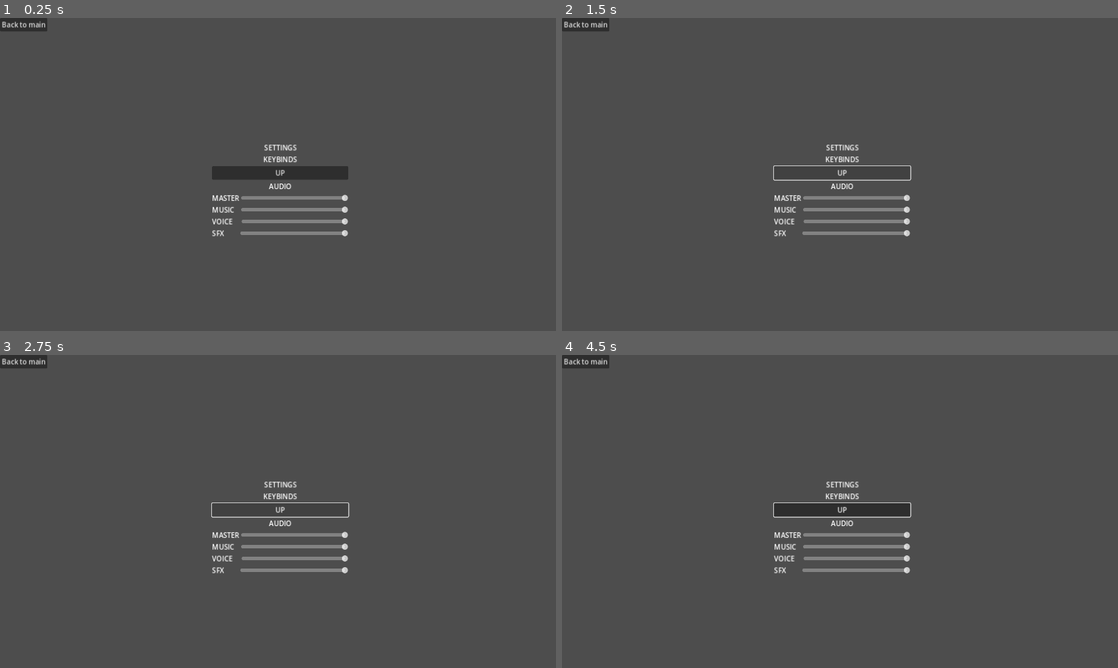
Above: before the commit, frames 1-4 (two rows, left to right).
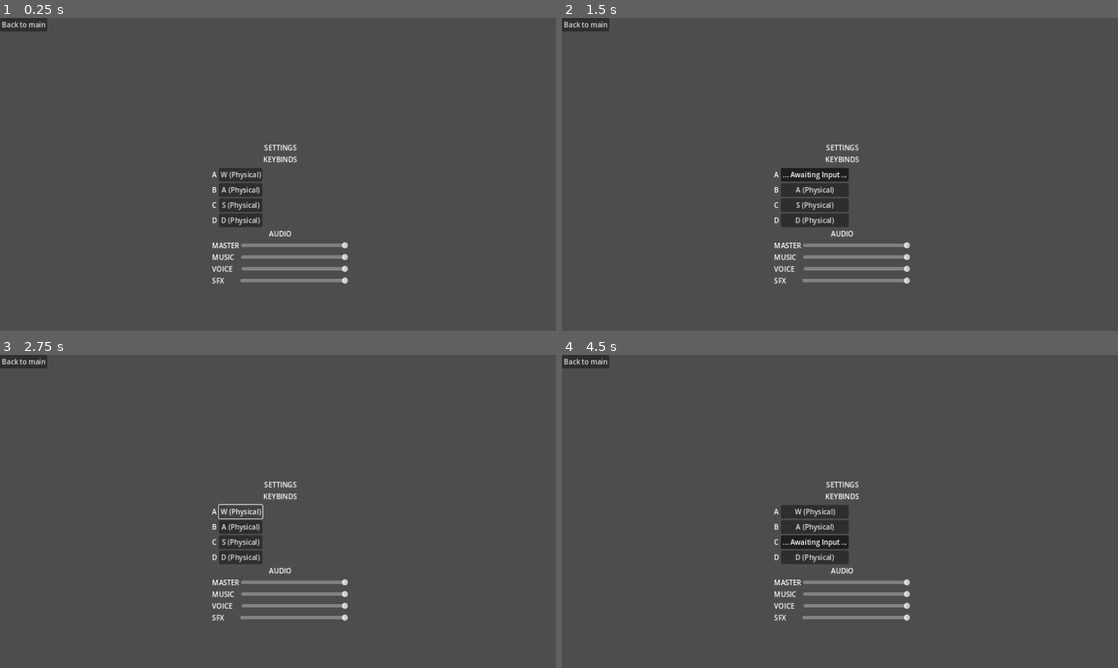
Above: after the commit, the same moments.

Repository: nicokumike/Touhou-Jam
Game: Godot game, scene res://Game/UI/Settings_Menu/settings.tscn
Same seed, same stepped clock (60 frames per second), same inputs: the game is played once before the commit and once after it. This scene is started directly instead of the project's main scene. Sound files missing from this copy of the repository are replaced by a short silence.
Inputs (mouse positions are in pixels of both pictures, inside the frame that each line leads up to):
- Up to frame 1 (0.25 s): no input
- Up to frame 2 (1.5 s): click (840, 174) at 0.5 s, where only the run before the commit has a clickable "UP"; click (801, 174) at 1.25 s, where only the run after the commit has a clickable "W (Physical)"
- Up to frame 3 (2.75 s): click (250, 511) at 2 s, where only the run after the commit has a clickable "... Awaiting Input ..."
- Up to frame 4 (4.5 s): click (801, 527) at 2.75 s, where only the run after the commit has a clickable "A (Physical)"; click (812, 527) at 3.5 s, where only the run after the commit has a clickable "... Awaiting Input ..."; click (801, 542) at 4.25 s, where only the run after the commit has a clickable "S (Physical)"

The runs differ from the first frame. In frame 1, 3.7% of the frame differs, in the area x 38-63%, y 47-85%; in frame 2, 3.9%; in frame 3, 3.2%; in frame 4, 4.2%.

Commit message:
input mapping prototype

Diff:
--- /dev/null
+++ b/Assets/Themes/default_theme.tres
@@ -0,0 +1,44 @@
+[gd_resource type="Theme" load_steps=6 format=3 uid="uid://bop4cloe6ajql"]
+
+[sub_resource type="StyleBoxFlat" id="StyleBoxFlat_y2sgy"]
+bg_color = Color(0.282353, 0.439216, 0.560784, 0.862745)
+expand_margin_left = 2.0
+expand_margin_top = 2.0
+expand_margin_right = 2.0
+expand_margin_bottom = 2.0
+
+[sub_resource type="StyleBoxFlat" id="StyleBoxFlat_fd5gi"]
+bg_color = Color(0.282353, 0.439216, 0.560784, 0.862745)
+expand_margin_left = 2.0
+expand_margin_top = 2.0
+expand_margin_right = 2.0
+expand_margin_bottom = 2.0
+
+[sub_resource type="StyleBoxFlat" id="StyleBoxFlat_oe61b"]
+bg_color = Color(0.282353, 0.439216, 0.560784, 0.862745)
+expand_margin_left = 2.0
+expand_margin_top = 2.0
+expand_margin_right = 2.0
+expand_margin_bottom = 2.0
+
+[sub_resource type="StyleBoxFlat" id="StyleBoxFlat_ntw3l"]
+bg_color = Color(0.282353, 0.439216, 0.560784, 0.862745)
+expand_margin_left = 2.0
+expand_margin_top = 2.0
+expand_margin_right = 2.0
+expand_margin_bottom = 2.0
+
+[sub_resource type="StyleBoxFlat" id="StyleBoxFlat_iq86x"]
+bg_color = Color(0.282353, 0.439216, 0.560784, 0.862745)
+expand_margin_left = 2.0
+expand_margin_top = 2.0
+expand_margin_right = 2.0
+expand_margin_bottom = 2.0
+
+[resource]
+RemapButton/base_type = &"Button"
+RemapButton/styles/disabled = SubResource("StyleBoxFlat_y2sgy")
+RemapButton/styles/focus = SubResource("StyleBoxFlat_fd5gi")
+RemapButton/styles/hover = SubResource("StyleBoxFlat_oe61b")
+RemapButton/styles/normal = SubResource("StyleBoxFlat_ntw3l")
+RemapButton/styles/pressed = SubResource("StyleBoxFlat_iq86x")
--- a/Game/Lib/Game_Manager/game_manager.tscn
+++ b/Game/Lib/Game_Manager/game_manager.tscn
@@ -4,12 +4,10 @@
 [ext_resource type="PackedScene" uid="uid://5ooenep8ptyj" path="res://Game/UI/Splash_Screen/splash_screen.tscn" id="2_ymkn1"]
 
 [node name="GameManager" type="Node" node_paths=PackedStringArray("current_menu")]
-process_mode = 3
 script = ExtResource("1_uo502")
 current_menu = NodePath("Transitions/Splash")
 
 [node name="MenuUI" type="CanvasLayer" parent="."]
-process_mode = 3
 layer = 99
 
 [node name="Transitions" type="CanvasLayer" parent="."]
--- /dev/null
+++ b/Game/UI/Settings_Menu/remap_button.gd
@@ -0,0 +1,30 @@
+extends Button
+class_name RemapButton
+
+@export var action: String
+
+func _init():
+	toggle_mode = true
+	theme_type_variation = "RemapButton"
+
+func _ready():
+	set_process_unhandled_input(false)
+	update_key_text()
+
+func _toggled(button_pressed):
+	set_process_unhandled_input(button_pressed)
+	if button_pressed:
+		text = "... Awaiting Input ..."
+		release_focus()
+	else:
+		update_key_text()
+		grab_focus()
+
+func _unhandled_input(event):
+	if event.pressed:
+		InputMap.action_erase_events(action)
+		InputMap.action_add_event(action, event)
+		button_pressed = false
+
+func update_key_text():
+	text = "%s" % InputMap.action_get_events(action)[0].as_text()
--- a/Game/UI/Settings_Menu/settings.gd
+++ b/Game/UI/Settings_Menu/settings.gd
@@ -1,13 +1,16 @@
 extends Control
+
+@export var action_items: Array[String]
 
 @export var sample_sfx: AudioStreamMP3
 @export var sample_voice: AudioStreamMP3
+
+@onready var input_map_container   = %InputMapContainer
 
 @onready var master_volume_slider = %MasterSlider
 @onready var music_volume_slider  = %MusicSlider
 @onready var voice_volume_slider  = %VoiceSlider
 @onready var sfx_volume_slider    = %SFXSlider
-
 var music_bus_name: String        = "Music"
 var voice_bus_name: String        = "Voice"
 var sfx_bus_name: String          = "SFX"
@@ -36,9 +39,30 @@
 	voice_bus  = AudioServer.get_bus_index(voice_bus_name)
 	sfx_bus    = AudioServer.get_bus_index(sfx_bus_name)
 	master_volume_slider.value = db_to_linear(AudioServer.get_bus_volume_db(master_bus))
-	music_volume_slider.value = db_to_linear(AudioServer.get_bus_volume_db(music_bus))
-	voice_volume_slider.value = db_to_linear(AudioServer.get_bus_volume_db(voice_bus))
-	sfx_volume_slider.value = db_to_linear(AudioServer.get_bus_volume_db(sfx_bus))
+	music_volume_slider.value  = db_to_linear(AudioServer.get_bus_volume_db(music_bus))
+	voice_volume_slider.value  = db_to_linear(AudioServer.get_bus_volume_db(voice_bus))
+	sfx_volume_slider.value    = db_to_linear(AudioServer.get_bus_volume_db(sfx_bus))
+	create_action_remap_items()
+
+
+func create_action_remap_items():
+	var previous_item = input_map_container.get_child(input_map_container.get_child_count() - 1)
+	for index in range(action_items.size()):
+		var action = action_items[index]
+		var label = Label.new()
+		label.text = action
+		input_map_container.add_child(label)
+
+		var button = RemapButton.new()
+		button.action = action
+		#prints(index, action, previous_item)
+		button.focus_neighbor_top = previous_item.get_path()
+		previous_item.focus_neighbor_bottom = button.get_path()
+		#if index == action_items.size() - 1:
+			#mai
+		previous_item = button
+		input_map_container.add_child(button)
+
 
 func _on_back_button_pressed() -> void:
 	SignalBus.game_state_changed.emit("Main")
--- a/Game/UI/Settings_Menu/settings.tscn
+++ b/Game/UI/Settings_Menu/settings.tscn
@@ -12,6 +12,7 @@
 grow_horizontal = 2
 grow_vertical = 2
 script = ExtResource("1_xj52j")
+action_items = Array[String](["A", "B", "C", "D"])
 sample_sfx = ExtResource("2_an335")
 sample_voice = ExtResource("3_1mofh")
 
@@ -51,7 +52,19 @@
 text = "KEYBINDS"
 horizontal_alignment = 1
 
+[node name="InputMapContainer" type="GridContainer" parent="SettingsContainer/VBoxContainer"]
+unique_name_in_owner = true
+layout_mode = 2
+columns = 2
+
+[node name="Control2" type="Control" parent="SettingsContainer/VBoxContainer/InputMapContainer"]
+layout_mode = 2
+
+[node name="Control3" type="Control" parent="SettingsContainer/VBoxContainer/InputMapContainer"]
+layout_mode = 2
+
 [node name="VBoxContainer" type="VBoxContainer" parent="SettingsContainer/VBoxContainer"]
+visible = false
 layout_mode = 2
 
 [node name="Button" type="Button" parent="SettingsContainer/VBoxContainer/VBoxContainer"]
--- a/project.godot
+++ b/project.godot
@@ -56,3 +56,8 @@
 "events": [Object(InputEventKey,"resource_local_to_scene":false,"resource_name":"","device":-1,"window_id":0,"alt_press …(192 unchanged characters)…
 ]
 }
+test={
+"deadzone": 0.5,
+"events": [Object(InputEventKey,"resource_local_to_scene":false,"resource_name":"","device":-1,"window_id":0,"alt_pressed":false,"shift_pressed":false,"ctrl_pressed":false,"meta_pressed":false,"pressed":false,"keycode":0,"physical_keycode":82,"key_label":0,"unicode":114,"location":0,"echo":false,"script":null)
+]
+}
